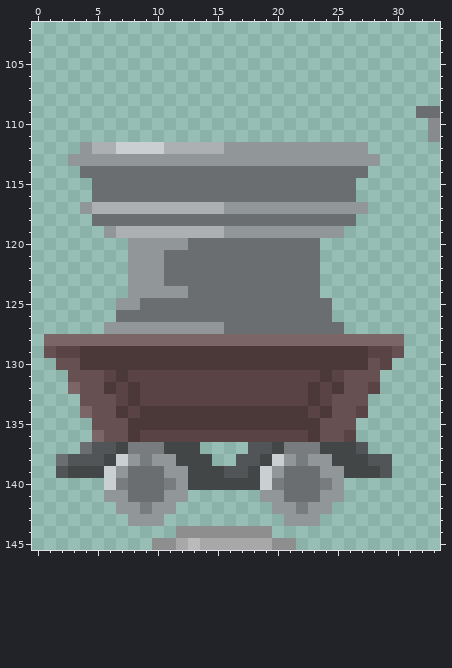
Two versions of one pixel-art file, PixelEngine/res/sprites/tiles.aseprite. Above, as it was before the edit.
256x256 pixels, 1 frame. Colours within 5 levels of each other are drawn and written as one. Shown: x 0..33, y 102..145.
Now the later version:
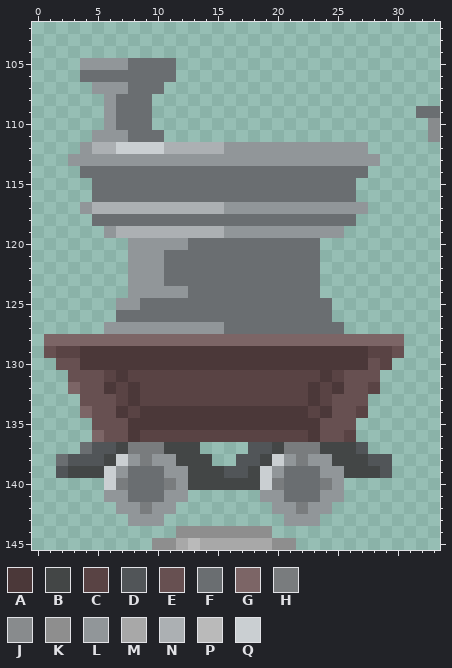
Palette (. is transparent): A #4b3839  B #434646  C #594344  D #515558  E #675051  F #6a6e71  G #7c6566  H #797c7e  J #888b8d  K #8e8e8e  L #919699  M #a8a8a8  N #acb0b3  P #bababa  Q #cacfd2
Edits made:
--- layer "Layer 1"
@@ x 2..13 @@
 104 ............
-105 ............
-106 ............
-107 ............
-108 ............
-109 ............
-110 ............
-111 ............
+105 ..LLLLFFFF..
+106 ..FFFFFFFF..
+107 ...LLLFFF...
+108 ....LFFF....
+109 ....LFFF....
+110 ....LFFF....
+111 ...LLLFFF...
 112 ..LNNQQQQNNN
Where, in picture pixels (left, top, right, bottom), the same in both pictures:
added: (80, 58, 176, 142)
